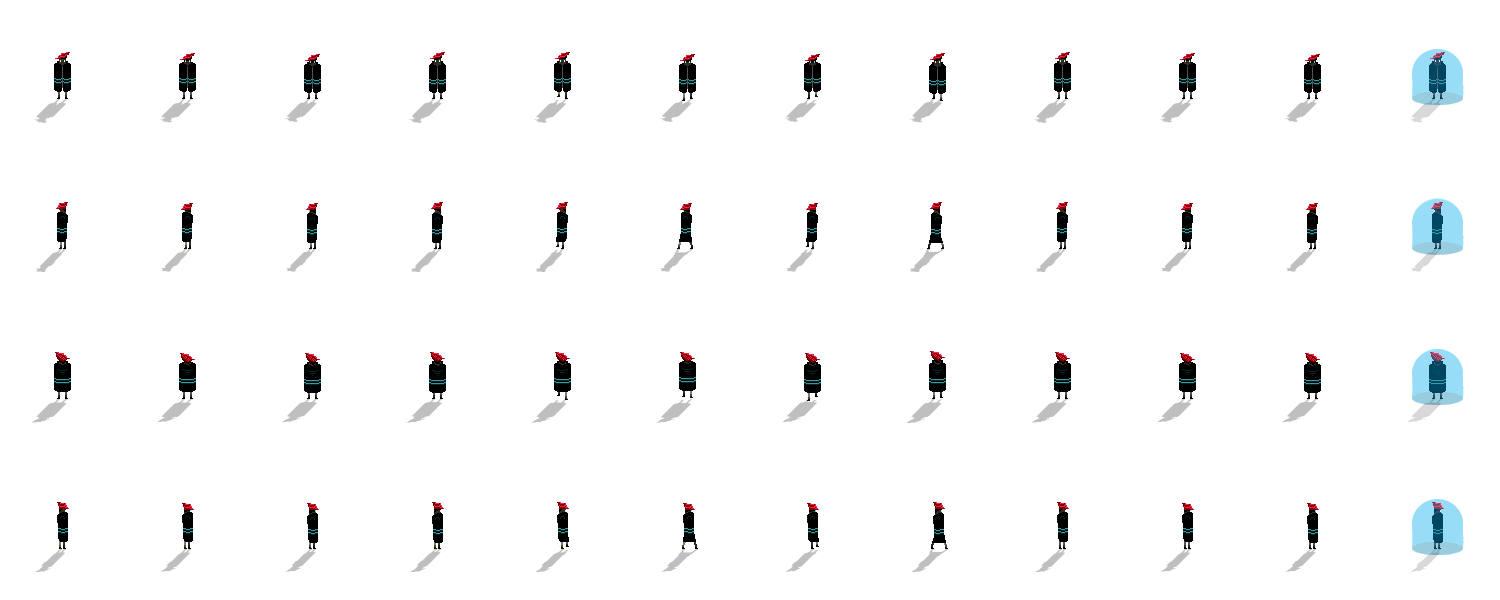
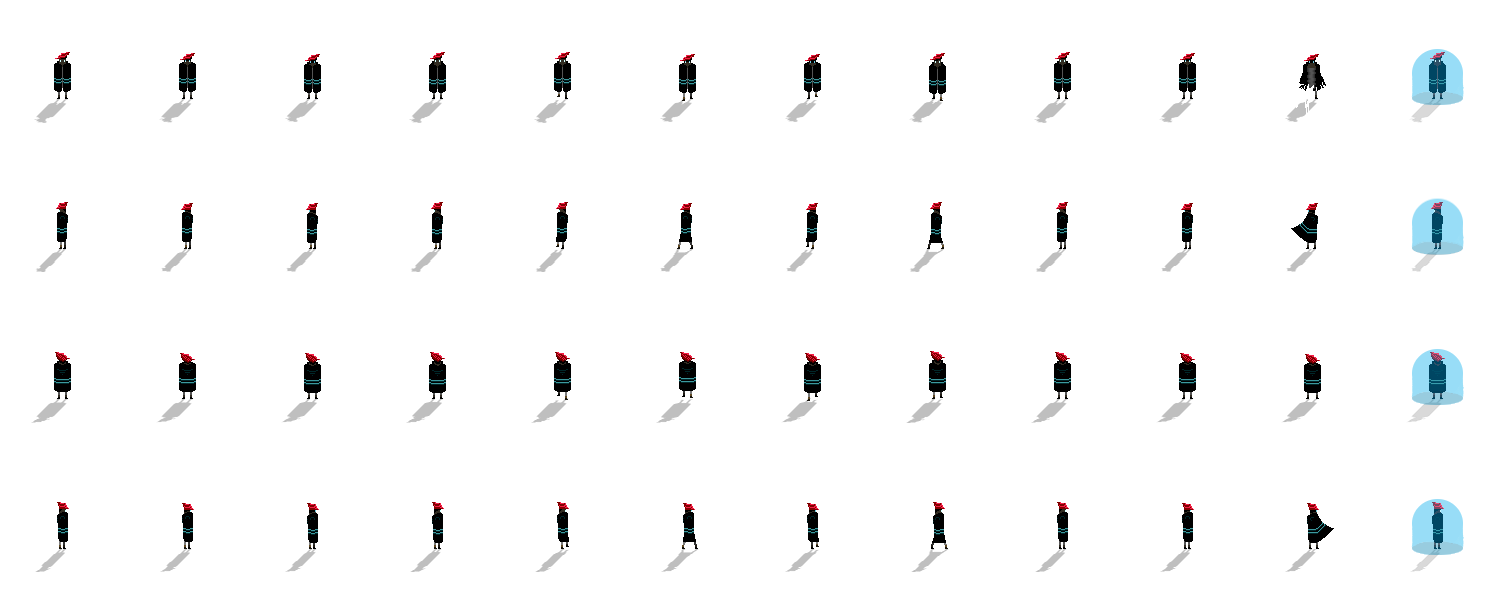
Revision of a layered 1500 x 600 image; what changed, layer by layer:
moved "Layer 1" above "shadows", painted on it over [565, 54, 1443, 555]
